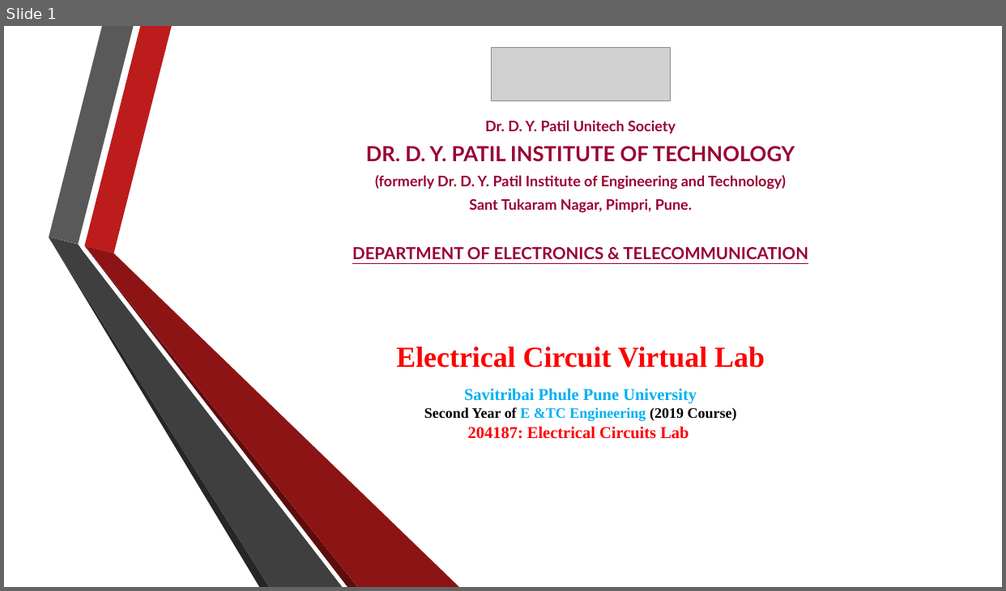
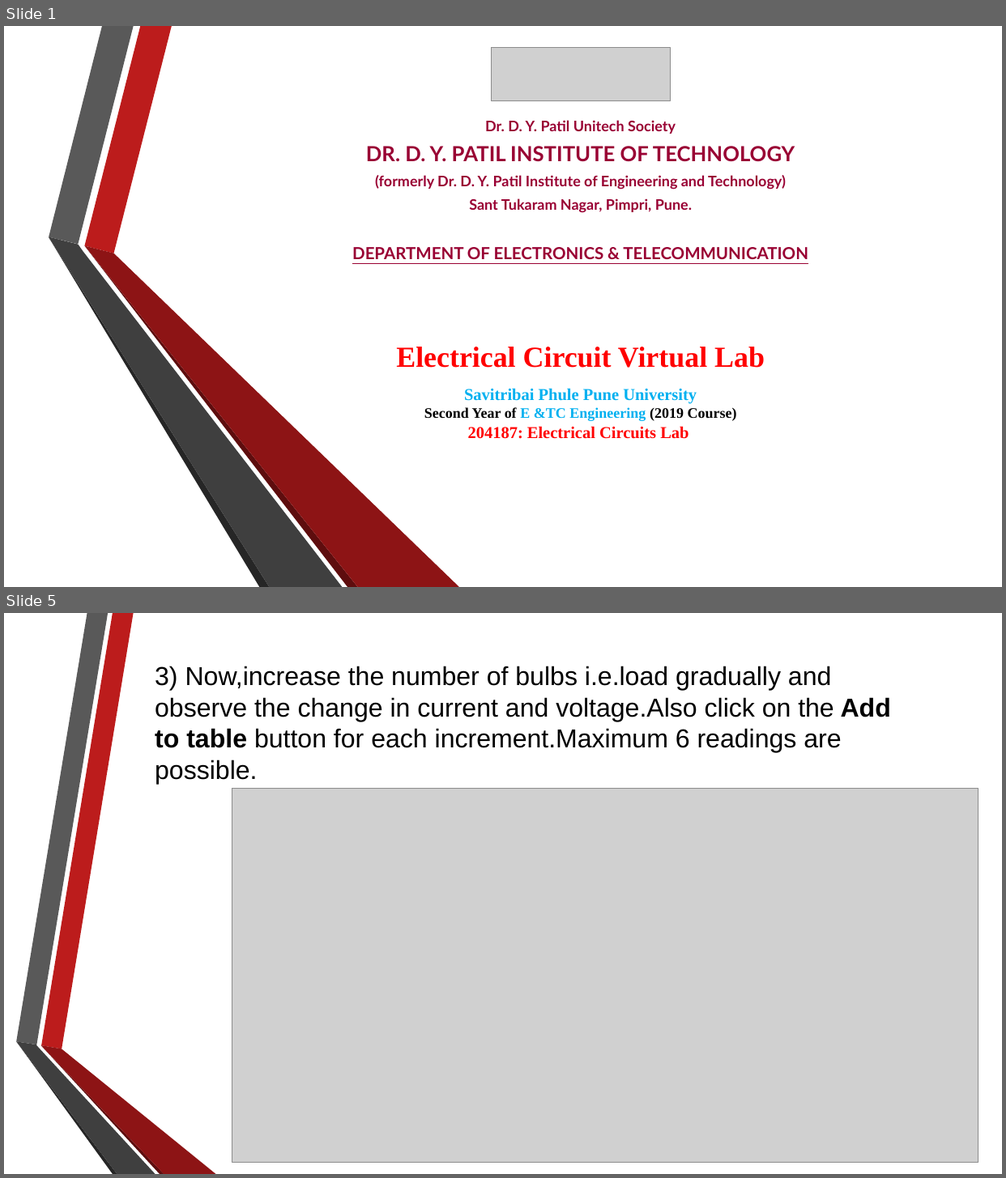
Before and after one commit to RahulAgrwal/Electrical-Virtual-lab, a slide deck: exp3/theoryimage/Procedure.pptx. Shown one above the other, each under a label of ours: slide 1 before the commit, slides 1 and 5 after it; the slides between them are not shown. The pictures are 1006x591 and 1006x1178 pixels, drawn with LibreOffice and Linux fonts; fonts in the diff are those of the drawing; grey boxes stand for pictures; background and template pictures are left out. Boxes give left, top, right and bottom in pixels: in the first picture for what was removed or moved away, otherwise in the second. Text is boxed around its words. In the diff, an @@ line names an element or a change of style, - is before the commit and + after.

```diff
--- a/exp3/theoryimage/Procedure.pptx
+++ b/exp3/theoryimage/Procedure.pptx
@@ slide 5 added at (x1=4, y1=613, x2=1002, y2=1174), background picture (left out) @@
@@ text added at (x1=155, y1=666, x2=891, y2=784), 25 pt, text #000000 @@
+3) Now,increase the number of bulbs i.e.load gradually and observe the change in current and voltage.Also click on the Add to table button for each increment.Maximum 6 readings are possible.
@@ picture added at (x1=232, y1=788, x2=978, y2=1162) @@
@@ group added at (x1=16, y1=613, x2=216, y2=1174): 6 freeform shapes @@
```
Also in this commit, not shown: 1 slide changed, 4 other slides added, 7 slides removed, 18 other files.
